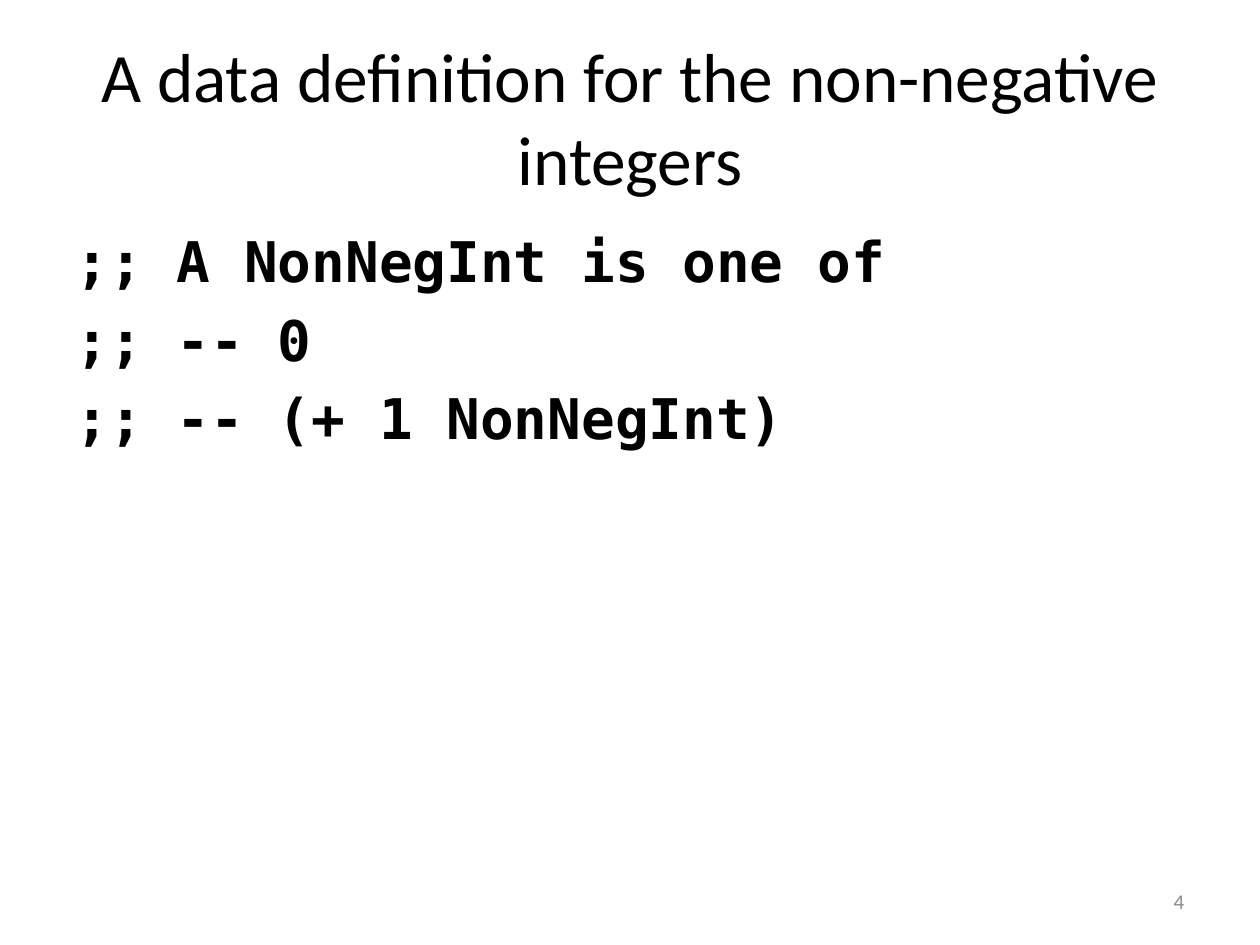
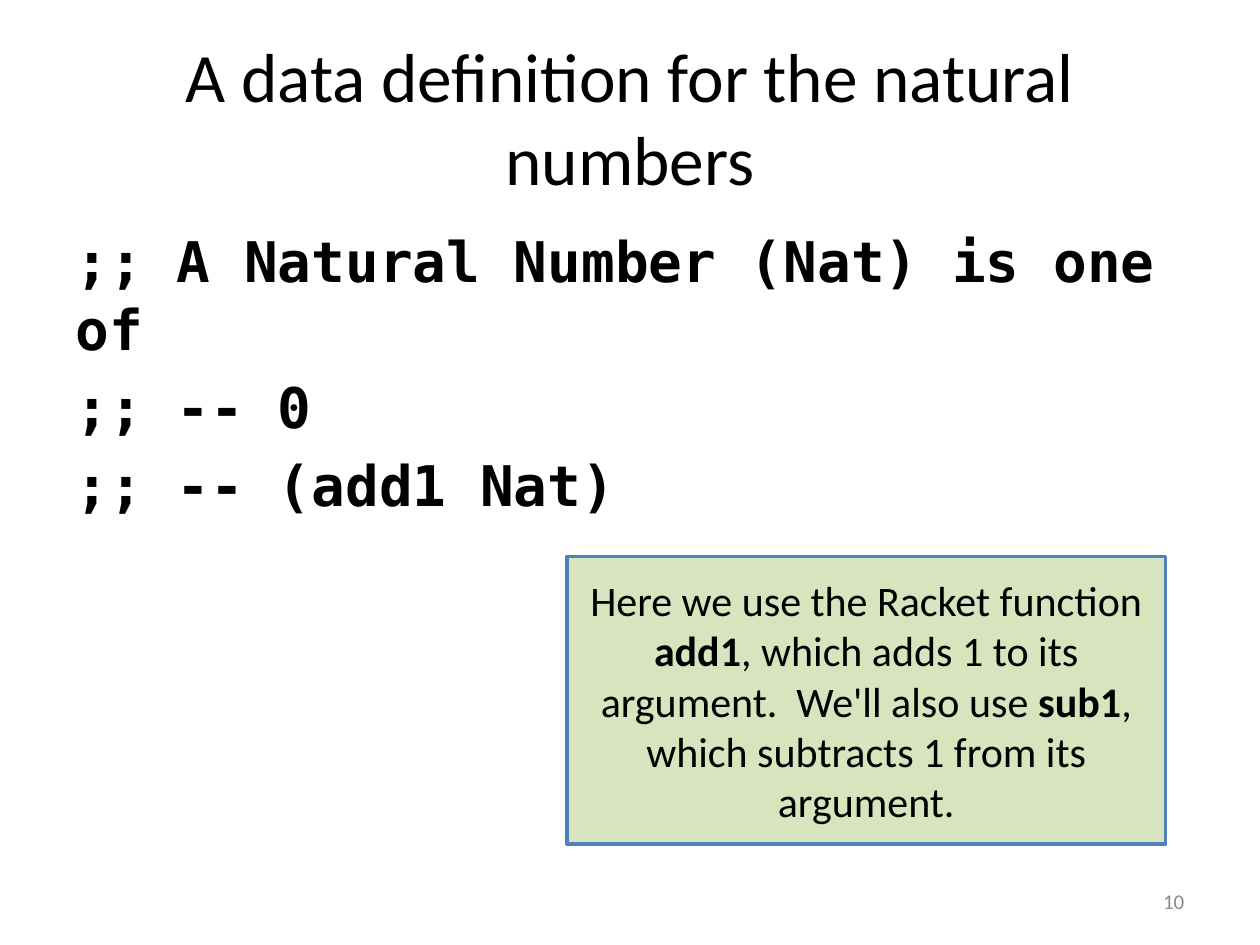
Before and after one commit to mwand/cs5010f16, a slide deck: slide 10 of Slides/Lesson 4.4 More Recursive Data Types.pptx (slide 4 before the commit). Drawn at 1260x945 pixels with LibreOffice and Linux fonts; fonts in the diff are those of the drawing. Boxes give left, top, right and bottom in pixels: in the first picture for what was removed or moved away, otherwise in the second. Text is boxed around its words. In the diff, an @@ line names an element or a change of style, - is before the commit and + after.

Commit message:
redid Natural Numbers lesson

```diff
--- a/Slides/Lesson 4.4 More Recursive Data Types.pptx
+++ b/Slides/Lesson 4.4 More Recursive Data Types.pptx
@@ title at [186,54,1073,186]: text changed @@
-A data definition for the non-negative integers
+A data definition for the natural numbers
@@ text at [76,237,1154,351]: text changed @@
-;; A NonNegInt is one of
+;; A Natural Number (Nat) is one of
@@ text at [278,463,615,514]: text changed @@
-;; -- (+ 1 NonNegInt)
+;; -- (add1 Nat)
@@ rectangle added at [567,557,1166,844], fill #D7E4BD, outline #4F81BD 2 pt, 24 pt, text #000000 @@
+Here we use the Racket function add1, which adds 1 to its argument. We'll also use sub1, which subtracts 1 from its argument.
@@ page number at [1163,895,1184,909]: text changed @@
-4
+10
```
Also in this commit, not shown: 8 other slides changed, 9 slides added, 7 slides removed, 4 other files.
